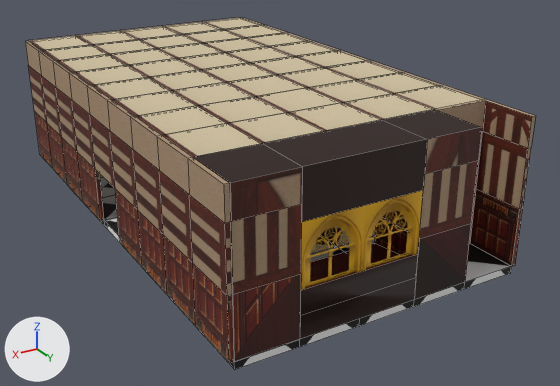
A saved change to the FBX model Assets/HouseAndFurnitureByRoom/DiningRoom.fbx.
Rendered twice from a 50 mm lens placed at (17.62, 14.99, 11.94), pointed at (4.05, -7.62, 0.63). Lighting does not change. The marker at lower left points along +X, +Y and +Z. Mesh edges are drawn as thin lines on the coarser meshes. Where no turn or scale is listed for an object, it has been applied to the vertices. Vertices at the same position are counted once.

Names of what the first picture shows: 'DiningRoomCeiling', 'DiningRoomFloorTiles', 'DiningRoomWallB0Left.001', 'DiningRoomWallB0Right', 'DiningRoomWallB0Right.001', 'DiningRoomWallB1Left', 'DiningRoomWallB1Right', 'DiningRoomWallB2Left', 'DiningRoomWallB2Right', 'DiningRoomWallWindow', 'DiningRoomWallWindow.001', 'DiningRoomWindow'.
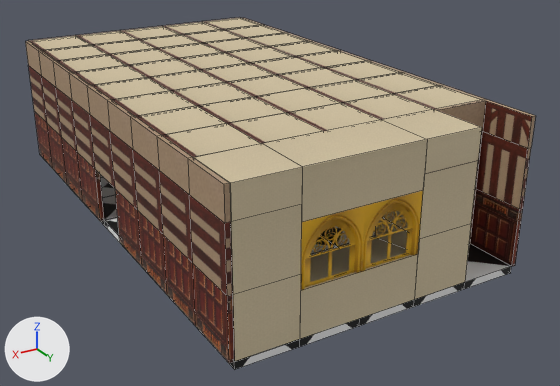
Boxes [x1, y1, x2, y2] around the edits, measured in the pictures (560 x 386 px):
part 1 of me_concertroomwindow_2x8x5, cut back: [300, 210, 418, 339] in both
part 2 of me_concertroomwindow_2x8x5, recoloured: [194, 109, 480, 361] in both
part 3 of me_concertroomwindow_2x8x5, recoloured: [231, 161, 478, 294] in both
part 4 of me_concertroomwindow_2x8x5, recoloured: [193, 127, 482, 222] in both

The change, as a list of edits to the scene's bpy script:
```text
Add mat_whitewall_001:
    mat_whitewall_001 = principled_material('WhiteWall.001')
    mat_whitewall_001.texture = img_wall3_jpg
    mat_whitewall_001.roughness = 0.69
Change me_concertroomwindow_2x8x5:
    used by ob_diningroomwindow; location = (1.99, 0.0, 0.0)
    remove me_concertroomwindow_2x8x5.from_pydata(...)  # 51 vertices, 50 faces; spans x 0.0..8.0, y -2.0..0.0, z 0.0..5.0
    add me_concertroomwindow_2x8x5.from_pydata(...)  # 46 vertices, 44 faces; spans x 0.0..8.0, y -2.0..0.0, z 0.0..5.0
    me_concertroomwindow_2x8x5 part 1
    7 vertices are removed from x 2.0..6.0, y -2.0..0.0, z 0.75..4.0
    16 faces are deleted
    2 vertices are added at (6.0, -2.0, 1.2), (2.0, -2.0, 1.2)
    5 new faces join them, mat_whitewall_001 (picture img_wall3_jpg)
    3 new faces join them, mat_wall_001 (picture img_wall1_jpg)
    1 new face joins them, mat_wallwhitewood2 (picture img_wall4_jpg)
    1 new face joins them, mat_wallwhitewood (picture img_wall2_jpg)
    me_concertroomwindow_2x8x5 part 2: 7 faces spanning x 0.0..8.0, y -2.0..0.0, z 0.0..5.0 switch from mat_wall_001 (picture img_wall1_jpg) to mat_whitewall_001 (picture img_wall3_jpg)
    me_concertroomwindow_2x8x5 part 3: 12 faces spanning x 0.0..8.0, y -2.0..0.0, z 1.5..4.0 switch from mat_wallwhitewood2 (picture img_wall4_jpg) to mat_whitewall_001 (picture img_wall3_jpg)
    me_concertroomwindow_2x8x5 part 4: 4 faces spanning x 0.0..8.0, y -2.0..0.0, z 4.0..5.0 switch from mat_wallwhitewood (picture img_wall2_jpg) to mat_whitewall_001 (picture img_wall3_jpg)
```
